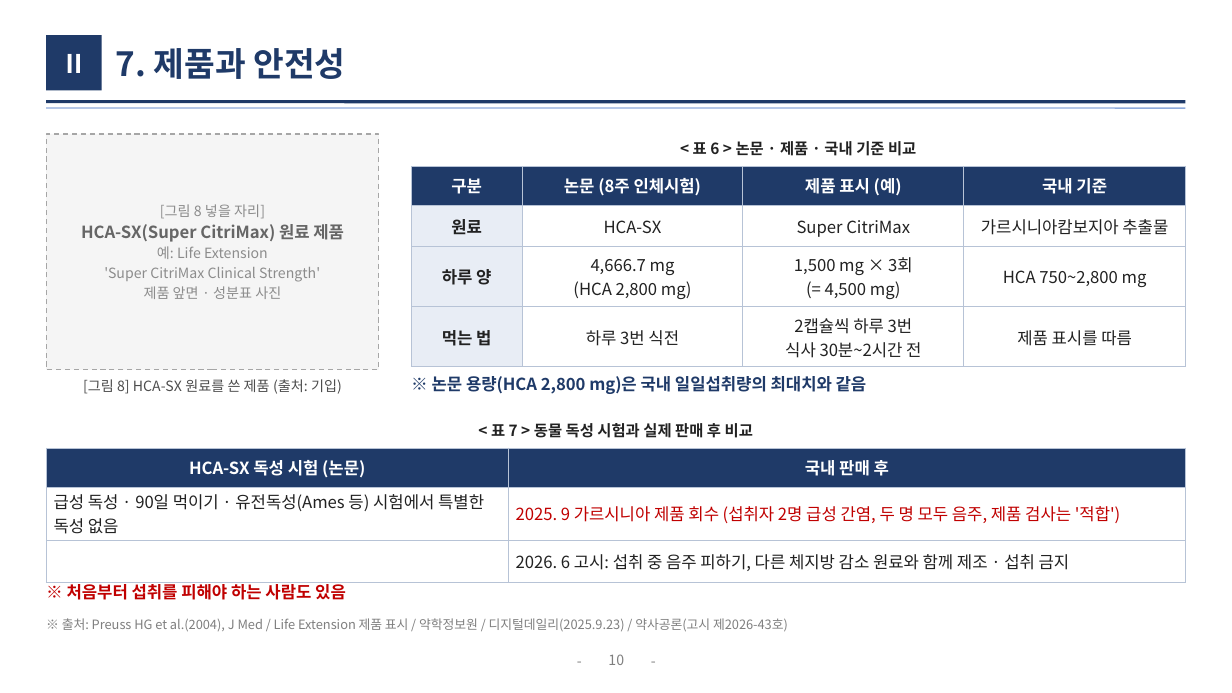
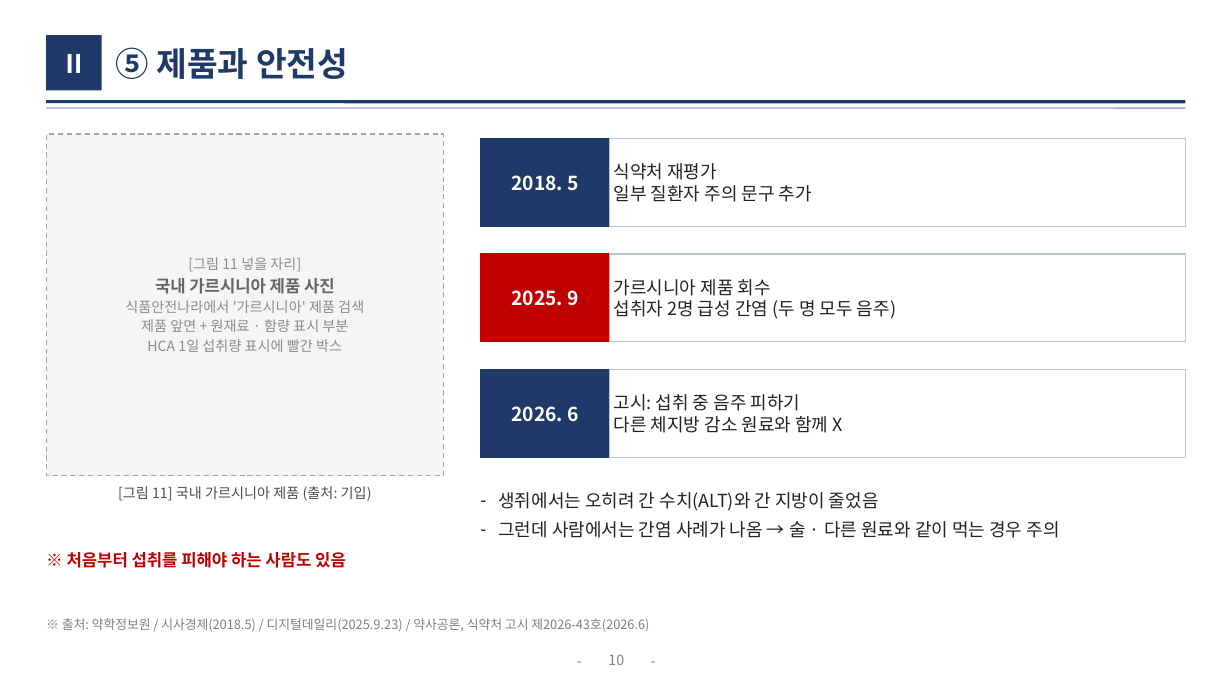
Before and after one commit to logvinca99-cell/logvinca, a slide deck: slide 10 of 발표자료/체중조절_발표_기능성식품학.pptx. Drawn at 1232x693 pixels with LibreOffice and Linux fonts; fonts in the diff are those of the drawing. Boxes give left, top, right and bottom in pixels: in the first picture for what was removed or moved away, otherwise in the second. Text is boxed around its words. In the diff, an @@ line names an element or a change of style, - is before the commit and + after.

```diff
--- a/발표자료/체중조절_발표_기능성식품학.pptx
+++ b/발표자료/체중조절_발표_기능성식품학.pptx
@@ title at bbox=[115, 47, 348, 79]: text changed @@
-7. 제품과 안전성
+⑤ 제품과 안전성
@@ rectangle: place and size @@
-rectangle at bbox=[46, 134, 379, 370]
+rectangle at bbox=[46, 134, 444, 476]
@@ rectangle added at bbox=[481, 139, 610, 226], fill #1F3A68, outline #1F3A68 1 pt, 15 pt, text #FFFFFF, bold @@
+2018. 5
@@ rectangle added at bbox=[610, 139, 1186, 226], fill #FFFFFF, outline #B7C3D6 1 pt, 14 pt, text #222222 @@
+식약처 재평가
+일부 질환자 주의 문구 추가
@@ text removed at bbox=[693, 141, 916, 156] @@
-< 표 6 > 논문 · 제품 · 국내 기준 비교
@@ table removed at bbox=[411, 166, 1186, 362], 4 rows, 4 columns @@
-구분 | 논문 (8주 인체시험) | 제품 표시 (예) | 국내 기준
-원료 | HCA-SX | Super CitriMax | 가르시니아캄보지아 추출물
-하루 양 | 4,666.7 mg / (HCA 2,800 mg) | 1,500 mg × 3회 / (= 4,500 mg) | HCA 750~2,800 mg
-먹는 법 | 하루 3번 식전 | 2캡슐씩 하루 3번 / 식사 30분~2시간 전 | 제품 표시를 따름
@@ text at bbox=[125, 257, 364, 352]: text changed @@
-[그림 8 넣을 자리]
-HCA-SX(Super CitriMax) 원료 제품
-예: Life Extension
-'Super CitriMax Clinical Strength'
-제품 앞면 · 성분표 사진
+[그림 11 넣을 자리]
+국내 가르시니아 제품 사진
+식품안전나라에서 '가르시니아' 제품 검색
+제품 앞면 + 원재료 · 함량 표시 부분
+HCA 1일 섭취량 표시에 빨간 박스
@@ rectangle added at bbox=[481, 254, 610, 342], fill #C00000, outline #C00000 1 pt, 15 pt, text #FFFFFF, bold @@
+2025. 9
@@ rectangle added at bbox=[610, 254, 1186, 342], fill #FFFFFF, outline #B7C3D6 1 pt, 14 pt, text #222222 @@
+가르시니아 제품 회수
+섭취자 2명 급성 간염 (두 명 모두 음주)
@@ text removed at bbox=[432, 376, 867, 394] @@
-※ 논문 용량(HCA 2,800 mg)은 국내 일일섭취량의 최대치와 같음
@@ rectangle added at bbox=[481, 370, 610, 457], fill #1F3A68, outline #1F3A68 1 pt, 15 pt, text #FFFFFF, bold @@
+2026. 6
@@ rectangle added at bbox=[610, 370, 1186, 457], fill #FFFFFF, outline #B7C3D6 1 pt, 14 pt, text #222222 @@
+고시: 섭취 중 음주 피하기
+다른 체지방 감소 원료와 함께 X
@@ table removed at bbox=[46, 448, 1186, 575], 3 rows, 2 columns @@
-HCA-SX 독성 시험 (논문) | 국내 판매 후
-급성 독성 · 90일 먹이기 · 유전독성(Ames 등) 시험에서 특별한 독성 없음 | 2025. 9 가르시니아 제품 회수 (섭취자 2명 급성 간염, 두 명 모두 음주, 제품 검사는 '적합')
- | 2026. 6 고시: 섭취 중 음주 피하기, 다른 체지방 감소 원료와 함께 제조 · 섭취 금지
@@ text removed at bbox=[491, 421, 753, 441] @@
-< 표 7 > 동물 독성 시험과 실제 판매 후 비교
@@ text at bbox=[118, 486, 372, 501]: text changed @@
-[그림 8] HCA-SX 원료를 쓴 제품 (출처: 기입)
+[그림 11] 국내 가르시니아 제품 (출처: 기입)
@@ text added at bbox=[498, 492, 1060, 538], 14 pt, text #222222 @@
+– 생쥐에서는 오히려 간 수치(ALT)와 간 지방이 줄었음
+– 그런데 사람에서는 간염 사례가 나옴 → 술 · 다른 원료와 같이 먹는 경우 주의
@@ text "※ 처음부터 섭취를 피해야 하는 ...": place and size @@
-text "※ 처음부터 섭취를 피해야 하는 ..." at bbox=[67, 582, 346, 600]
+text "※ 처음부터 섭취를 피해야 하는 ..." at bbox=[67, 552, 346, 568]
@@ text at bbox=[62, 618, 649, 631]: text changed @@
-※ 출처: Preuss HG et al.(2004), J Med / Life Extension 제품 표시 / 약학정보원 / 디지털데일리(2025.9.23) / 약사공론(고시 제2026-43호)
+※ 출처: 약학정보원 / 시사경제(2018.5) / 디지털데일리(2025.9.23) / 약사공론, 식약처 고시 제2026-43호(2026.6)
```
Also in this commit, not shown: 9 other slides changed, 9 slides added, 6 slides removed.
